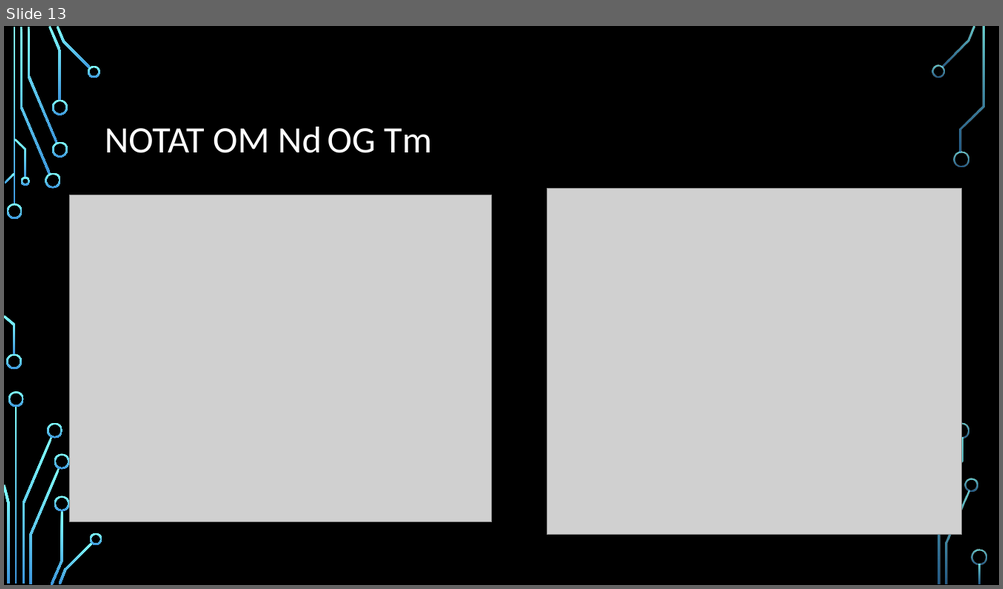
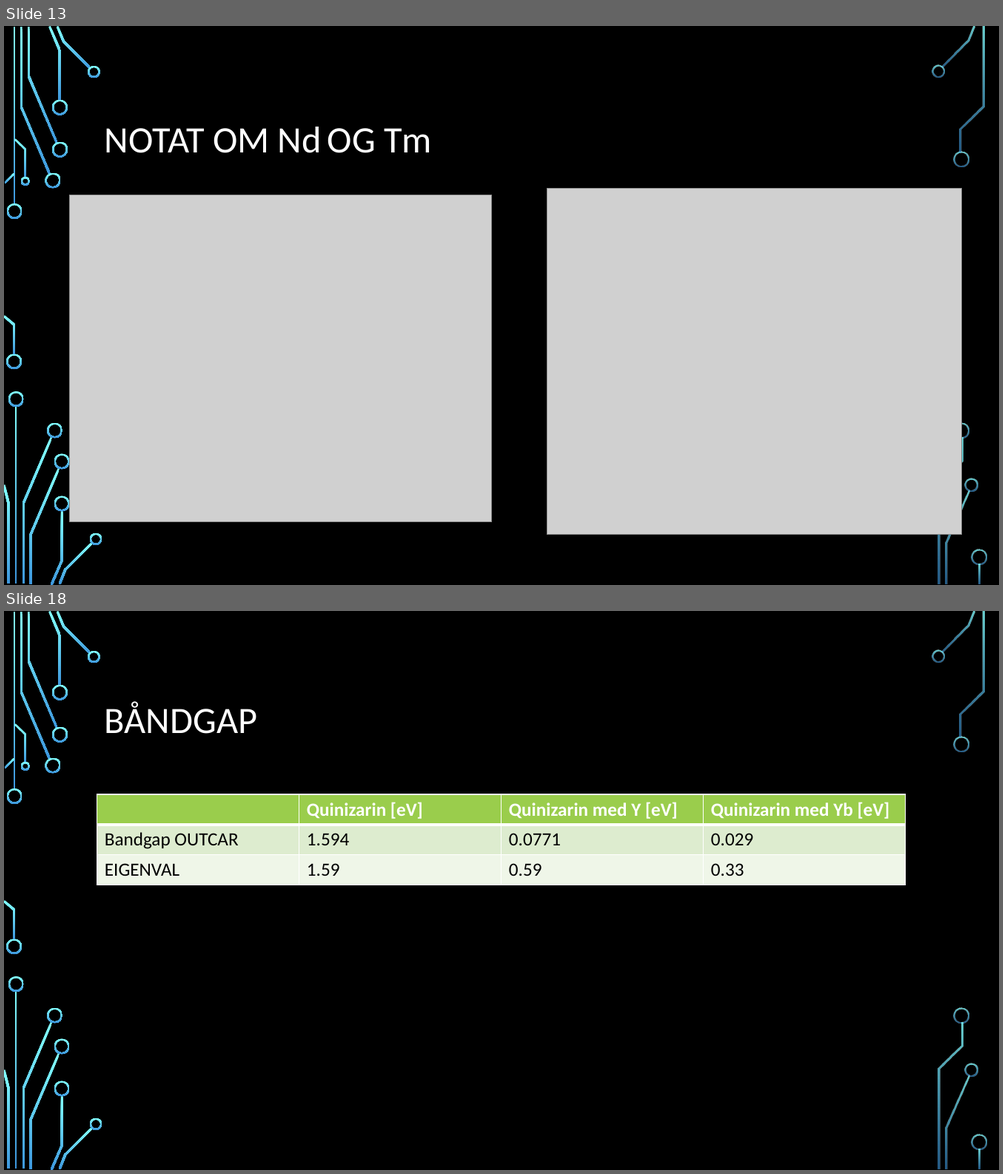
Before and after one commit to alexanjk/FYS-MENA4111-projectH20, a slide deck: Quinizarin som en organisk sensitizer I et tynnfilm.pptx. Shown one above the other, each under a label of ours: slide 13 before the commit, slides 13 and 18 after it; the slides between them are not shown. The pictures are 1003x589 and 1003x1174 pixels, drawn with LibreOffice and Linux fonts; fonts in the diff are those of the drawing; grey boxes stand for pictures; background and template pictures are left out. Boxes give left, top, right and bottom in pixels: in the first picture for what was removed or moved away, otherwise in the second. Text is boxed around its words. In the diff, an @@ line names an element or a change of style, - is before the commit and + after.

```diff
--- a/Quinizarin som en organisk sensitizer I et tynnfilm.pptx
+++ b/Quinizarin som en organisk sensitizer I et tynnfilm.pptx
@@ slide 18 added at <box>4,611,999,1170</box>, background picture (left out); not listed: 36 template elements that a slide beside it also shows @@
@@ title added at <box>105,703,257,734</box>, 36 pt, text #FFFFFF @@
+BÅNDGAP
@@ table added at <box>97,795,906,886</box>, 3 rows, 4 columns @@
+ | Quinizarin [eV] | Quinizarin med Y [eV] | Quinizarin med Yb [eV]
+Bandgap OUTCAR | 1.594 | 0.0771 | 0.029
+EIGENVAL | 1.59 | 0.59 | 0.33
```
Also in this commit, not shown: 1 slide changed, 7 other slides added, 1 slide removed.
